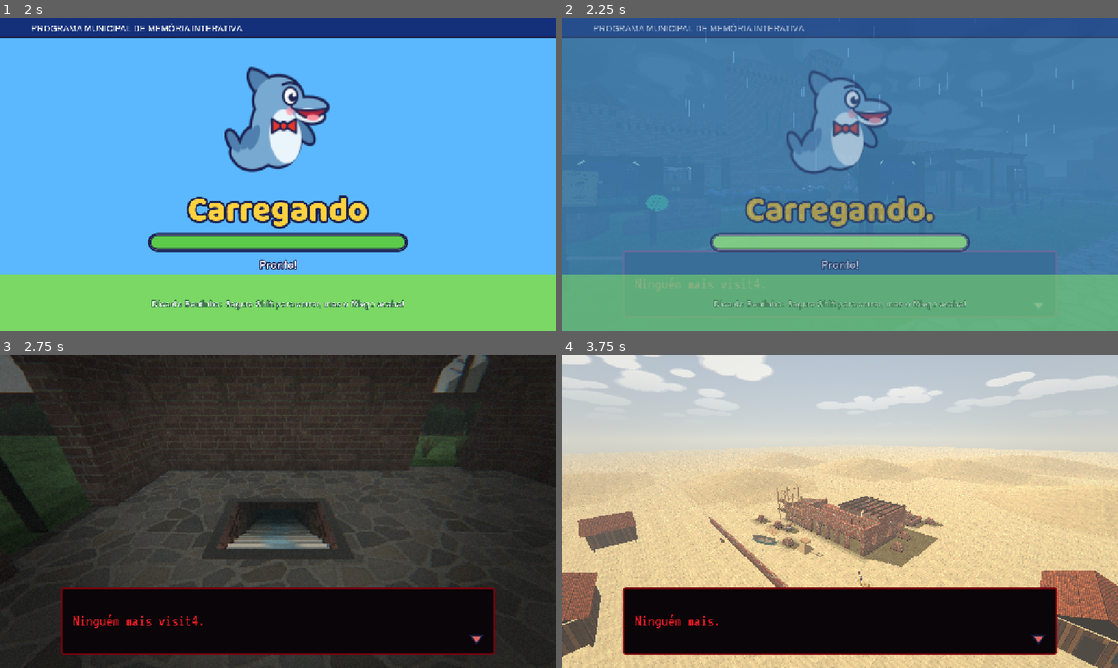
Above: before the commit, frames 1-4 (two rows, left to right).
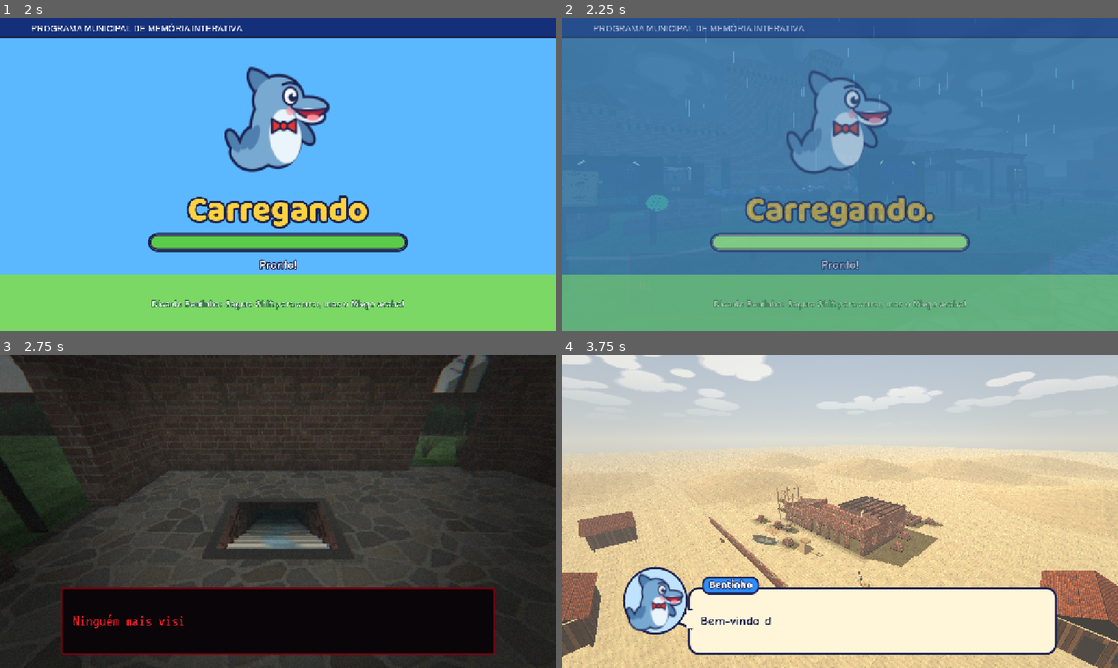
Above: after the commit, the same moments.

Repository: IcaroPv01/jogo_castelinho_imb-
Game: Godot game, scene res://tests/web_cenas.tscn
Two runs of this game, one before a commit and one after it. Both use one fixed random seed, a clock stepped at 60 frames per second and the inputs below. This scene is started directly instead of the project's main scene.
Inputs (mouse positions are in pixels of both pictures, inside the frame that each line leads up to):
- Up to frame 1 (2 s): tap Enter at 0.5 s; move the mouse to (400, 158) at 0.52 s; hold D (direita) 0.53-1.28 s; hold E (interagir) 0.53-1.28 s; click (400, 158) at 0.67 s; tap Q (visor) at 0.8, 1.35 s; move the mouse to (166, 190) at 1.27 s; hold S (tras) from 1.28 s (still down); tap E (interagir) at 1.55 s
- Up to frame 2 (2.25 s): move the mouse to (895, 105) at 2.02 s; release S (tras) at 2.03 s; hold D (direita) from 2.03 s (still down); hold Shift (correr) from 2.03 s (still down)
- Up to frame 3 (2.75 s): keep holding D (direita); keep holding Shift (correr); tap Q (visor) at 2.3 s
- Up to frame 4 (3.75 s): move the mouse to (812, 574) at 2.77 s; release D (direita) at 2.78 s; release Shift (correr) at 2.78 s; hold Space (avancar_dialogo) 2.78-3.53 s; tap 1 (disco_1) at 2.85 s; click (812, 574) at 2.92 s; tap E (interagir) at 3.05, 3.5 s; move the mouse to (1006, 558) at 3.52 s; hold A (esquerda) from 3.53 s (still down); hold Q (visor) from 3.53 s (still down); tap 5 (disco_5) at 3.6 s

Frame 1 is identical in both runs. In frame 2, 0.4% of the frame differs, in the area x 11-89%, y 74-93%; in frame 3, less than 0.1%; in frame 4, 18%, in the area x 10-90%, y 67-96%.

Commit message:
fix: calçadão do Braço Morto sem chão, checkpoint 100, lance da Barra no quadro em que a janela fecha, fila do Guia entre níveis, save robusto, contador após a Barra
Co-Authored-By: Claude Opus 5.5 <noreply@anthropic.com>
Claude-Session: https://claude.ai/code/session_01ATGfjdzep4JQfdSZWDzyH4

Diff:
--- a/autoload/game_state.gd
+++ b/autoload/game_state.gd
@@ -71,8 +71,9 @@
 ## visita 3 = base 10 e base 17 (topo da Torre A, onde o Ato II devolve o jogador; as globais 55 a 60 são do trecho
 ## do Ato II e NÃO podem ser checkpoint do Castelinho); visita 4 = bases 8 (Povos) e 13 (Pescador), já comprimidas na
 ## numeração 67..80 (ver world/niveis/castelinho.gd, V4_SALAS). Porão: 81 (entrada), 86, 91, 95 (o quarto do Tito) e 96 (o porão cria `Checkpoint_N` sob demanda).
-## O trecho do Ato II (55) e a Braço Morto (100) têm checkpoint gravado por quem os dispara.
-const SALAS_CHECKPOINT := [1, 10, 16, 23, 32, 38, 45, 54, 61, 67, 72, 77, 81, 86, 91, 95, 96]
+## O trecho do Ato II (55) tem checkpoint gravado por quem o dispara. A Braço Morto (100) entra na lista: antes ninguém
+## o gravava e "Continuar" depois do fim voltava ao porão (sala 96).
+const SALAS_CHECKPOINT := [1, 10, 16, 23, 32, 38, 45, 54, 61, 67, 72, 77, 81, 86, 91, 95, 96, 100]
 ## Cenas de destino do "Continuar" (o Porão cria os marcadores; se não existirem, o main cai no "Spawn").
 const CENA_CASTELINHO := "res://world/niveis/castelinho.tscn"
 const CENA_ATO2 := "res://world/niveis/ato2.tscn"
@@ -205,16 +206,26 @@
 	var dados = JSON.parse_string(f.get_as_text()) if f else null
 	if typeof(dados) != TYPE_DICTIONARY:
 		return
-	sala_maxima = int(dados.get("sala_maxima", 0))
-	checkpoint_sala = int(dados.get("checkpoint_sala", 1))
-	flags = dados.get("flags", {})
+	# um campo com tipo errado (save editado ou de outra versão) usa o padrão em vez de abortar a leitura dos demais
+	sala_maxima = int(_campo(dados, "sala_maxima", 0))
+	checkpoint_sala = clampi(int(_campo(dados, "checkpoint_sala", 1)), 1, TOTAL_SALAS)
+	flags = _campo(dados, "flags", {})
 	flags.erase("ui_aberta")
-	selos.assign(dados.get("selos", []))
-	contadores.merge(dados.get("contadores", {}), true)
-	sensibilidade = float(dados.get("sensibilidade", 1.0))
-	visita = int(dados.get("visita", 1))
-	discos.assign(dados.get("discos", []).map(func(x): return int(x)))
-	disco_atual = int(dados.get("disco_atual", -1))
+	selos.assign(_campo(dados, "selos", []).map(func(x): return str(x)))
+	contadores.merge(_campo(dados, "contadores", {}), true)
+	sensibilidade = float(_campo(dados, "sensibilidade", 1.0))
+	visita = clampi(int(_campo(dados, "visita", 1)), 1, 5)
+	discos.assign(_campo(dados, "discos", []).map(func(x): return int(x)))
+	disco_atual = int(_campo(dados, "disco_atual", -1))
+
+
+## Valor de `chave` no save se tiver o mesmo tipo de `padrao` (int e float valem como número); senão, `padrao`.
+func _campo(dados: Dictionary, chave: String, padrao: Variant) -> Variant:
+	var v: Variant = dados.get(chave, padrao)
+	var numero := func(x): return typeof(x) == TYPE_INT or typeof(x) == TYPE_FLOAT
+	if typeof(v) == typeof(padrao) or (numero.call(v) and numero.call(padrao)):
+		return v
+	return padrao
 
 
 func tem_save() -> bool:
--- a/scenes/main/main.gd
+++ b/scenes/main/main.gd
@@ -30,6 +30,7 @@
 	# voltou do "Fim da demonstração" (reload da cena): zera sala, corrupção e época da partida anterior
 	GameState.jogando = false
 	GameState.resetar_sessao()
+	Guia.cancelar()
 	_mostrar_titulo()
 
 
@@ -97,6 +98,7 @@
 			tela_titulo.queue_free()     # a tela de carregamento (camada 130) já cobre o título no mesmo quadro
 		await tela.aguardar_desenho()
 		tela.definir(0.12, "Arrumando o mundo")
+	Guia.cancelar()   # fala que sobrou na fila do nível anterior não pode vazar (nem segurar Guia.ocupado()) no novo
 	for c in mundo.get_children():
 		c.queue_free()
 	await get_tree().process_frame
--- a/world/niveis/barra.gd
+++ b/world/niveis/barra.gd
@@ -588,11 +588,11 @@
 		return
 	var n := lances + 1
 	var dentro := janela_aberta or sozinha
+	if not dentro:
+		return   # a janela fechou neste quadro: fica em JANELA e _aguardar_lance trata como "perdeu a hora"
 	janela_aberta = false
 	_exclama.visible = false
 	_entrar_fase(Fase.LANCADO)
-	if not dentro:
-		return
 	if n < TOTAL_LANCES:
 		_lance_certo(n)
 	else:
--- a/world/niveis/braco_morto.gd
+++ b/world/niveis/braco_morto.gd
@@ -180,6 +180,7 @@
 	_terra(m, grama, sx0, sx1, sz1, gz1)
 	# calçadão de lajotas junto à água e uma rua de asfalto ao fundo
 	m.caixa(concreto, Vector3(gx0, -0.05, LAGO_Z1), Vector3(gx1, 0.02, gz0), Malha.F_PY, 0.0, Color.WHITE)
+	m.col(Vector3(gx0, -1.0, LAGO_Z1), Vector3(gx1, 0.02, gz0))     # sem isto o calçadão (e a lápide) era um buraco
 	m.caixa(asfalto, Vector3(gx0, -0.05, 30.0), Vector3(gx1, 0.0, 38.0), Malha.F_PY, 0.0, Color.WHITE)
 	# meio-fio do lago: parede de concreto de -0,9 a 0 e a calçada que o cobre
 	m.caixa(concreto, Vector3(gx0, -1.0, LAGO_Z1 - 0.3), Vector3(gx1, 0.02, LAGO_Z1), Malha.F_PZ | Malha.F_PY, 0.0, Color(0.7, 0.7, 0.7))
@@ -601,6 +602,10 @@
 
 func _process(dt: float) -> void:
 	_t += dt
+	# rede de segurança: se algum buraco escapar da colisão, o jogador volta à margem em vez de cair para sempre
+	if player and player.global_position.y < -8.0:
+		player.global_position = Vector3(-14, 0.05, 6)
+		player.velocity = Vector3.ZERO
 	if player == null or cena_feita or encerrando:
 		return
 	# vê o Tito: o Visor mostra a época dele, ele está a menos de 14 m e na frente da câmera por ~1 s
--- a/world/niveis/castelinho.gd
+++ b/world/niveis/castelinho.gd
@@ -201,12 +201,14 @@
 	if visita >= 3 and GameState.flag("tem_lanterna"):
 		player.lanterna.visible = not GameState.flag("lanterna_desligada")
 	# volta da Barra (visita 2): os gatilhos 13/14 não podem derrubar o contador de 15
-	if visita == 2 and GameState.flag("viu_flashback_barra") and not GameState.flag(_chave("sala15")):
+	# (também ao "Continuar" depois da volta: antes o gatilho 13 voltava a valer e a sala caía de 38 para 35)
+	if visita == 2 and GameState.flag("viu_flashback_barra"):
 		if _triggers.has(13):
 			_triggers[13].monitoring = false
-		GameState.entrar_sala(_global(15))
-		if _uma_vez("sala15"):
-			_evt_sala15()
+		if not GameState.flag(_chave("sala15")):
+			GameState.entrar_sala(_global(15))
+			if _uma_vez("sala15"):
+				_evt_sala15()
 	# volta do Ato II (visita 3): o jogador nasce no topo da Torre A; a escada passa a ficar aberta
 	var mk := find_child("Spawn_volta_ato2", true, false) as Node3D
 	if visita == 3 and mk and player.global_position.distance_to(mk.global_position) < 2.5:
